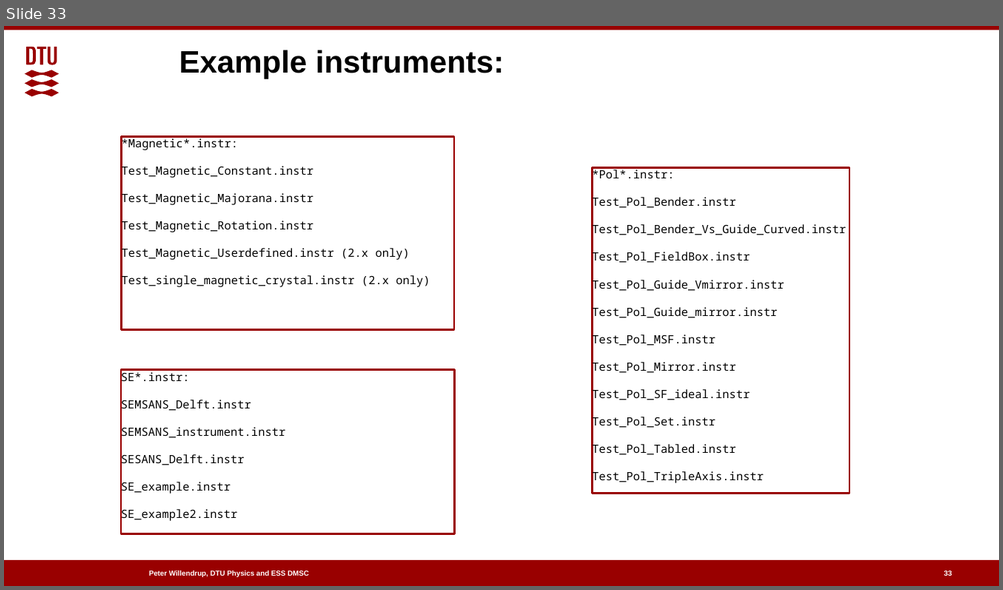
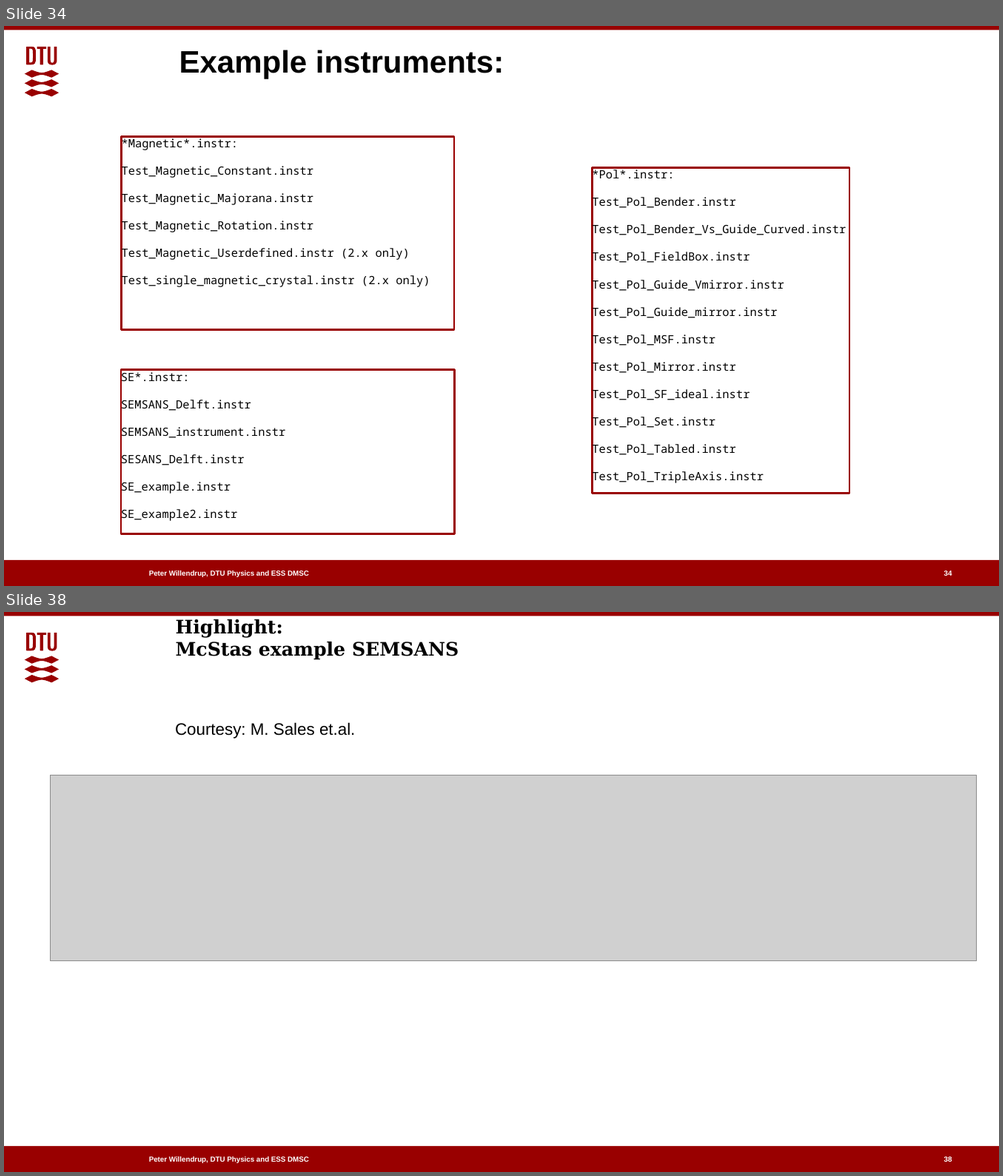
Before and after one commit to McStasMcXtrace/Schools, a slide deck: 2022/ESS_May_June_2022/Day4_Tuesday_July_5th/09_Polarisation/Polarised_neutrons_in_McStas.pptx. Shown one above the other, each under a label of ours: slide 33 before the commit, slides 34 and 38 after it; the slides between them are not shown. The pictures are 1003x590 and 1003x1176 pixels, drawn with LibreOffice and Linux fonts; fonts in the diff are those of the drawing; grey boxes stand for pictures; background and template pictures are left out. Boxes give left, top, right and bottom in pixels: in the first picture for what was removed or moved away, otherwise in the second. Text is boxed around its words. In the diff, an @@ line names an element or a change of style, - is before the commit and + after.

```diff
--- a/2022/ESS_May_June_2022/Day4_Tuesday_July_5th/09_Polarisation/Polarised_neutrons_in_McStas.pptx
+++ b/2022/ESS_May_June_2022/Day4_Tuesday_July_5th/09_Polarisation/Polarised_neutrons_in_McStas.pptx
@@ slide 38 added at (4,612,999,1172), background #FFFFFF; not listed: 4 template elements that a slide beside it also shows @@
@@ text added at (176,619,458,660), 18 pt, text #000000, bold @@
+Highlight:
+McStas example SEMSANS
@@ text added at (175,722,355,739), 16 pt, text #000000 @@
+Courtesy: M. Sales et.al.
@@ picture added at (51,775,976,961) @@
@@ page number added at (944,1157,952,1162), 7 pt, text #FFFFFF, bold @@
+38
@@ what was slide 33 is now slide 34 @@
@@ page number at (944,571,952,576): text changed @@
-33
+34
```
Also in this commit, not shown: 8 slides changed, 6 other slides added, 2 other files.
